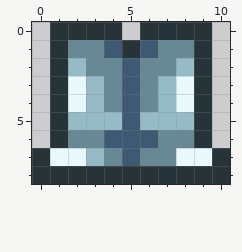
Pixel-art sprite: Items/Armor/DamascusLeggings.png. This is how it looked before the edit.
The file is 22x18 pixels, drawn in blocks of 2x2; one block is one cell here.
After:
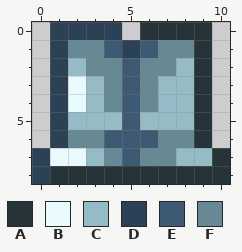
Palette (. is transparent): A #263439  B #e9faff  C #95bbc6  D #2b4155  E #3e5973  F #668995
The edit:
y 0: x 1..4 AAAA -> DDDD
y 1: x 1 A -> D; x 5 A -> D
y 2: x 1 A -> D
y 3..4: x 1 A -> D; x 8 B -> C
y 5..6: x 1 A -> D
y 7: x 0 A -> D; x 8..9 BB -> CC
y 8: x 0 A -> D
Where, in picture pixels (left, top, right, bottom), the same in both pictures:
changed: (32, 22, 212, 184)
